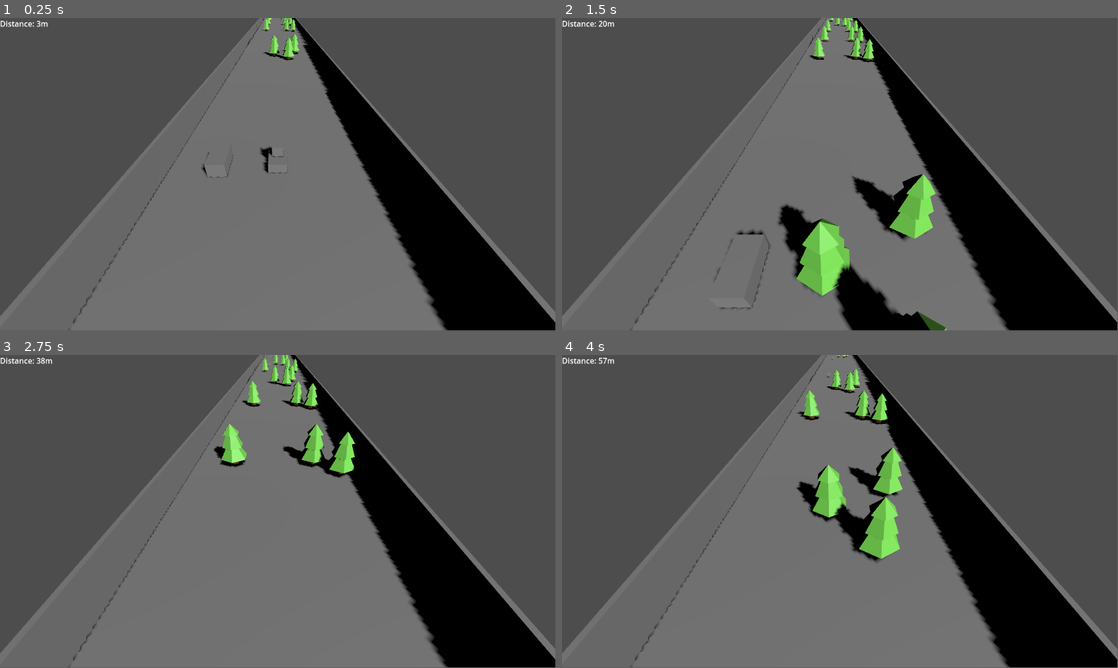
Above: before the commit, frames 1-4 (two rows, left to right).
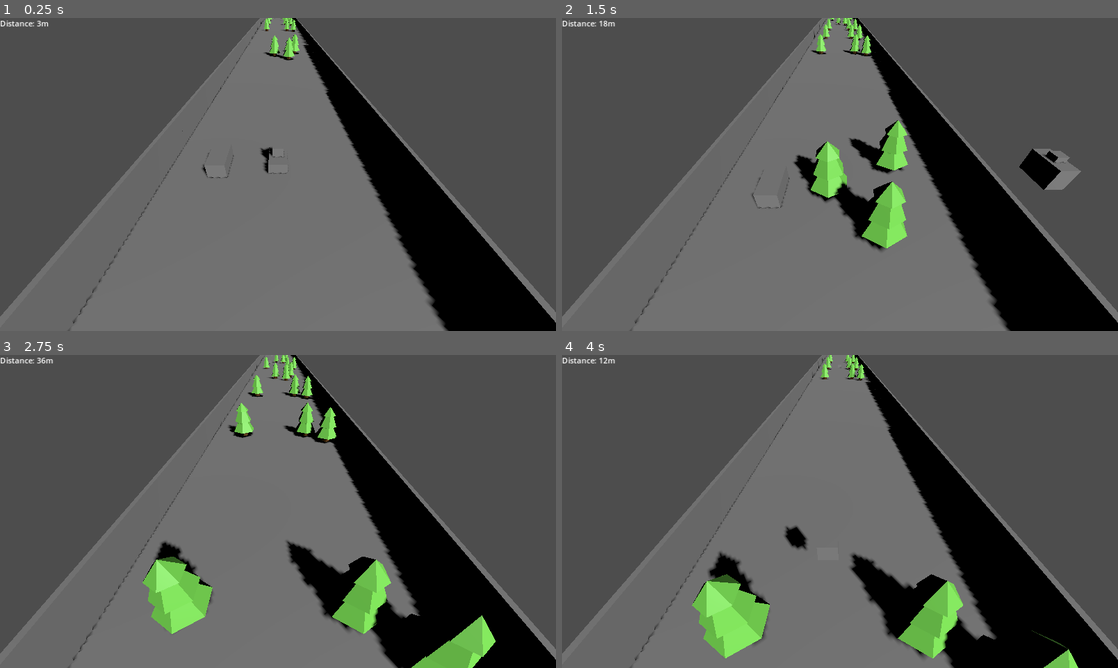
Above: after the commit, the same moments.

Repository: zenonet/EndlessRunner
Game: Godot game, scene res://root.tscn
Two runs of this game, one before a commit and one after it. Both use one fixed random seed, a clock stepped at 60 frames per second and the inputs below.
Inputs (mouse positions are in pixels of both pictures, inside the frame that each line leads up to):
- Up to frame 1 (0.25 s): no input
- Up to frame 2 (1.5 s): move the mouse to (962, 158) at 0.52 s; hold D (right) 0.53-1.25 s; click (962, 158) at 0.67 s; tap Space (jump) at 0.77 s; drag from (728, 190) to (812, 237) at 1.27 s
- Up to frame 3 (2.75 s): move the mouse to (333, 442) at 2.02 s; hold D (right) from 2.03 s (still down); click (333, 442) at 2.17 s
- Up to frame 4 (4 s): release D (right) at 2.75 s; drag from (812, 574) to (673, 464) at 2.77 s; move the mouse to (1006, 558) at 3.52 s; hold A (left) from 3.53 s (still down); click (1006, 558) at 3.67 s; tap Space (jump) at 3.77 s
In our replay, the window is 799x449 before the commit and 800x450 after it. These sizes can differ from the game's own. Grey fills any space a smaller window leaves; there, only what the larger window draws over its background counts as a difference.

The runs differ from the first frame. In frame 1, 0.7% of the frame differs, in the area x 0-100%, y 0-100%; in frame 2, 11%; in frame 3, 12%; in frame 4, 13%.

Commit message:
Added android support and minor improvements

Diff:
--- a/PlayerCharacter.gd
+++ b/PlayerCharacter.gd
@@ -15,7 +15,6 @@
 				isLanding = true
 		else:
 			leave_animal()
-
 
 	if isFlying:
 		if isLanding:
@@ -36,7 +35,9 @@
 
 
 func _input(event):
-	var is_drag:bool = event is InputEventScreenDrag or event is InputEventMouseMotion
+	if !(event is InputEventScreenTouch) && !(event is InputEventScreenDrag): return
+
+	var is_drag:bool = event is InputEventScreenDrag
 	var is_press:bool = !is_drag and event.is_pressed()
 	var is_release:bool = !is_drag and !event.is_pressed()
 
--- a/animal.gd
+++ b/animal.gd
@@ -17,6 +17,7 @@
 	if isPlayerControlled:
 		var input = Input.get_axis("right", "left") + dragInput
 		position.x += input * HORIZONTAL_SPEED * delta
+		dragInput = 0
 	else:
 		var relativeSpeed:float = normalSpeed - GameManager.playerSpeed
 		# print("relative speed: %f; world speed: %f" % [relativeSpeed, GameManager.playerSpeed])
@@ -26,7 +27,7 @@
 func _input(event):
 	if !isPlayerControlled: return
 
-	var is_drag:bool = event is InputEventScreenDrag or event is InputEventMouseMotion
+	var is_drag:bool = event is InputEventScreenDrag
 
 	if is_drag:
 		dragInput = event.relative.x * -0.08
--- a/player_character.tscn
+++ b/player_character.tscn
@@ -3,7 +3,7 @@
 [ext_resource type="Script" path="res://PlayerCharacter.gd" id="1_p08rg"]
 
 [sub_resource type="BoxShape3D" id="BoxShape3D_d1447"]
-size = Vector3(3, 10, 3)
+size = Vector3(5.11621, 10, 3.43921)
 
 [sub_resource type="BoxShape3D" id="BoxShape3D_5135g"]
 size = Vector3(0.3, 0.3, 0.3)
@@ -19,7 +19,7 @@
 monitorable = false
 
 [node name="CollisionShape3D" type="CollisionShape3D" parent="AnimalDetectionArea"]
-transform = Transform3D(1, 0, 0, 0, 1, 0, 0, 0, 1, 0, -4.42386, 0)
+transform = Transform3D(1, 0, 0, 0, 1, 0, 0, 0, 1, 0, -4.42386, -0.678781)
 shape = SubResource("BoxShape3D_d1447")
 
 [node name="BodyCollisionDetector" type="Area3D" parent="."]
--- a/project.godot
+++ b/project.godot
@@ -18,6 +18,12 @@
 [autoload]
 
 GameManager="*res://game_manager.gd"
+
+[display]
+
+window/stretch/mode="canvas_items"
+window/stretch/aspect="expand"
+window/handheld/orientation=1
 
 [input]
 
@@ -44,9 +50,9 @@
 
 [input_devices]
 
-pointing/emulate_touch_from_mouse=true
+pointing/emulate_mouse_from_touch=false
 
 [rendering]
 
 renderer/rendering_method="mobile"
-anti_aliasing/quality/msaa_3d=2
+textures/vram_compression/import_etc2_astc=true
--- a/root.tscn
+++ b/root.tscn
@@ -16,4 +16,5 @@
 layout_mode = 1
 offset_right = 85.0
 offset_bottom = 38.0
+text = "Distance: 200m"
 script = ExtResource("1_a1atv")
Not shown, added: export_presets.cfg
